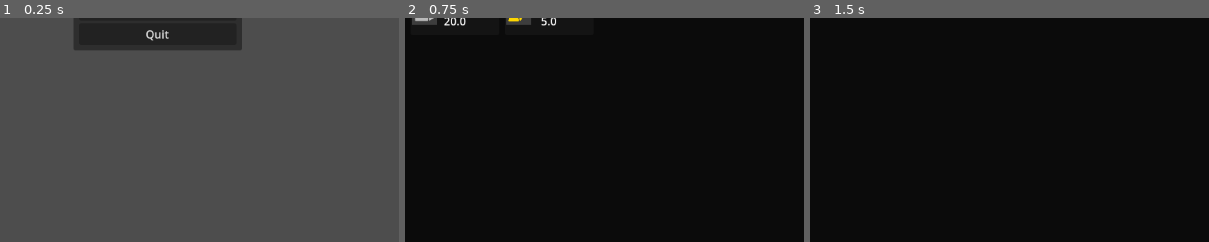
Above: before the commit, frames 1-3 (left to right).
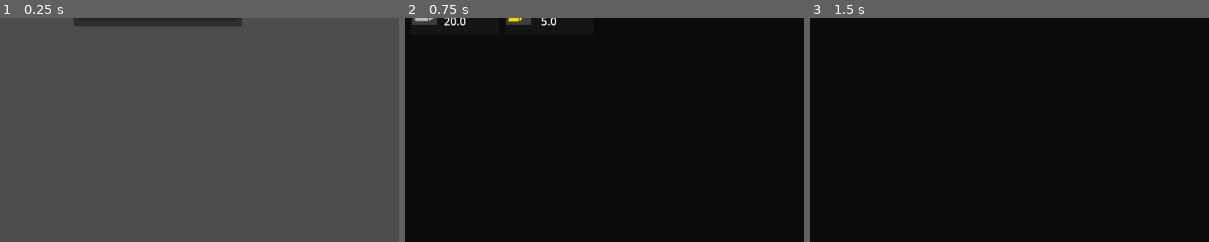
Above: after the commit, the same moments.

Repository: Carth501/The-Big-Grid
Game: Godot game, scene res://scenes/MainMenu.tscn
The game is run twice, just before and just after one commit, with the same random seed, the same clock (stepped at 60 frames per second) and the same inputs. Sound files missing from this copy of the repository are replaced by a short silence.
Inputs (mouse positions are % of the whole screen's width and height, from its top left):
- Up to frame 1 (0.25 s): no input
- Up to frame 2 (0.75 s): click "New Game" at 0.5 s
- Up to frame 3 (1.5 s): click (7, 2) at 1.27 s; type "12" at 1.35 s
The pictures show only the part of the screen within x 0-50%, y 34-84%; the shares and areas given below are measured in that part.

The runs differ from the first frame. In frame 1, 4.5% of the frame differs, in the area x 18-61%, y 3-15%; in frame 2, nothing differs; in frame 3, nothing differs.

Commit message:
changed visibility of quit
changed visibility of quit in main menu since this is a web build and quitting is redundant

Diff:
--- a/scenes/MainMenu.tscn
+++ b/scenes/MainMenu.tscn
@@ -50,7 +50,7 @@
 offset_left = 106.0
 offset_top = 82.0
 offset_right = 349.0
-offset_bottom = 253.0
+offset_bottom = 234.45
 
 [node name="MarginContainer" type="MarginContainer" parent="Links"]
 layout_mode = 2
@@ -79,6 +79,7 @@
 text = "Options"
 
 [node name="Quit" type="Button" parent="Links/MarginContainer/VBoxContainer"]
+visible = false
 layout_mode = 2
 text = "Quit
 "
